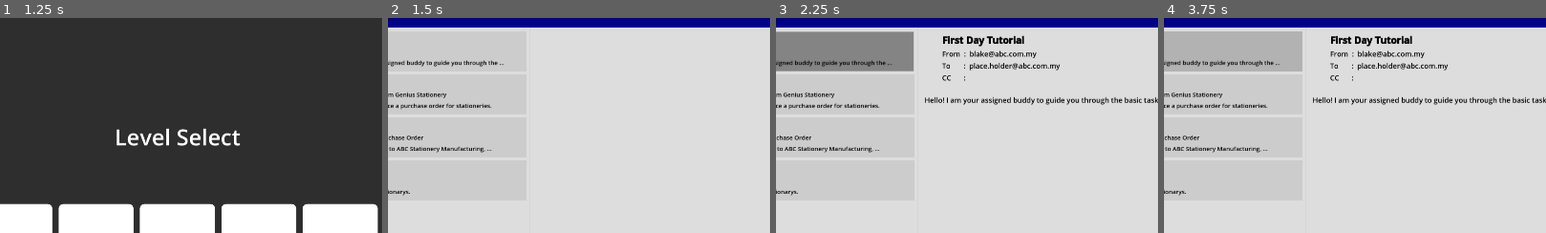
Above: before the commit, frames 1-4 (left to right).
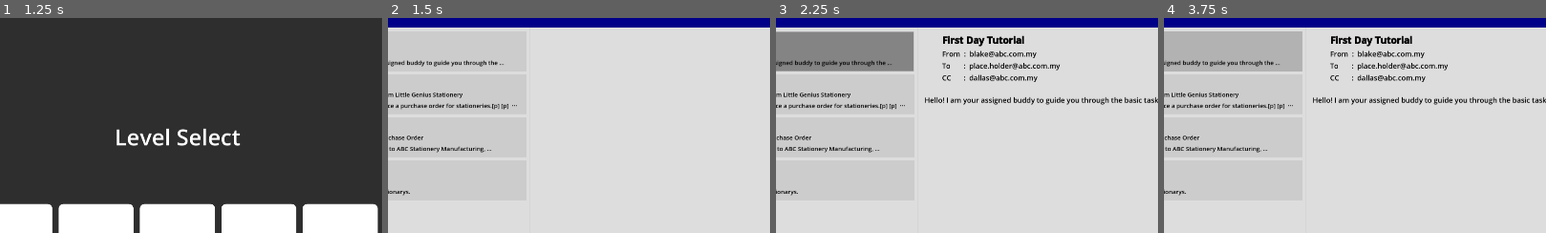
Above: after the commit, the same moments.

Repository: Wong-Kai-Lun/gamified-cybersecurity-awareness-training
Game: Godot game, scene res://game/main_menu/main_menu.tscn
Same seed, same stepped clock (60 frames per second), same inputs: the game is played once before the commit and once after it.
Inputs (mouse positions are % of the whole screen's width and height, from its top left):
- Up to frame 1 (1.25 s): click "New Game" at 0.5 s
- Up to frame 2 (1.5 s): click "Monday" at 1.25 s
- Up to frame 3 (2.25 s): click (32, 8) at 2.02 s
- Up to frame 4 (3.75 s): click "⋮" at 2.75 s; click (2, 97) at 3.5 s
The pictures show only the part of the screen within x 27-77%, y 0-50%; the shares and areas given below are measured in that part.

Frame 1 is identical in both runs. In frame 2, 0.3% of the frame differs, in the area x 2-34%, y 34-43%; in frame 3, 0.6%, in the area x 2-69%, y 26-43%; in frame 4, 0.6%.

Commit message:
Create level design.docx
- Start designing levels for Monday. Current target is 10 emails.

Diff:
--- a/godot/data/email/1_1_tutorial.tres
+++ b/godot/data/email/1_1_tutorial.tres
@@ -9,7 +9,7 @@
 sender_name = "Blake"
 sender_address = "blake@abc.com.my"
 to_address = "{player_email}"
-cc_address = ""
+cc_address = "dallas@abc.com.my"
 subject = "First Day Tutorial"
 email_body = "Hello! I am your assigned buddy to guide you through the basic tasks you will be doing!"
 attached_files = Array[ExtResource("1_rv21j")]([])
--- a/godot/data/email/1_2_genius_p_o.tres
+++ b/godot/data/email/1_2_genius_p_o.tres
@@ -8,10 +8,11 @@
 script = ExtResource("3_d5m7r")
 email_type = 1
 sender_name = "Ong Wei Zhe"
-sender_address = "ongweizhe@genius.com"
+sender_address = "ongweizhe@littlegenius.com"
 to_address = "{player_email}"
 cc_address = ""
-subject = "Purchase Order from Genius Stationery"
-email_body = "Hello, I'd like to place a purchase order for stationeries."
+subject = "Purchase Order from Little Genius Stationery"
+email_body = "Hello, I'd like to place a purchase order for stationeries.[p] [p] [p]Ong Wei Zhe[p]Store Owner[p]Little Genius Stationery[p]小天才文具店"
 attached_files = Array[ExtResource("1_fcb88")]([ExtResource("2_g5cpn")])
+expected_attachments = Array[ExtResource("1_fcb88")]([])
 score = 0.0
--- /dev/null
+++ b/godot/game/main_game/programs/common/cmd_window.tscn
@@ -0,0 +1,38 @@
+[gd_scene load_steps=2 format=3 uid="uid://cdocca614mcak"]
+
+[ext_resource type="PackedScene" uid="uid://2g3m0pmsw2tv" path="res://game/main_game/programs/common/base.tscn" id="1_my4kw"]
+
+[node name="CommandPromptWindow" instance=ExtResource("1_my4kw")]
+custom_minimum_size = Vector2(350, 400)
+offset_right = -1370.0
+offset_bottom = -680.0
+
+[node name="TitleBar" parent="WindowPanel/Structure" index="0"]
+title = "Command Prompt"
+
+[node name="ColorRect" type="ColorRect" parent="WindowPanel/Structure/Content" index="0"]
+layout_mode = 1
+anchors_preset = 15
+anchor_right = 1.0
+anchor_bottom = 1.0
+grow_horizontal = 2
+grow_vertical = 2
+color = Color(0.0666667, 0.0666667, 0.0666667, 1)
+
+[node name="MarginContainer" type="MarginContainer" parent="WindowPanel/Structure/Content" index="1"]
+layout_mode = 1
+anchors_preset = 15
+anchor_right = 1.0
+anchor_bottom = 1.0
+grow_horizontal = 2
+grow_vertical = 2
+theme_override_constants/margin_left = 8
+theme_override_constants/margin_top = 8
+theme_override_constants/margin_right = 8
+theme_override_constants/margin_bottom = 8
+
+[node name="Label" type="Label" parent="WindowPanel/Structure/Content/MarginContainer" index="0"]
+layout_mode = 2
+size_flags_vertical = 1
+theme_override_font_sizes/font_size = 12
+text = "Connecting..."
Not shown, added: level design.docx
